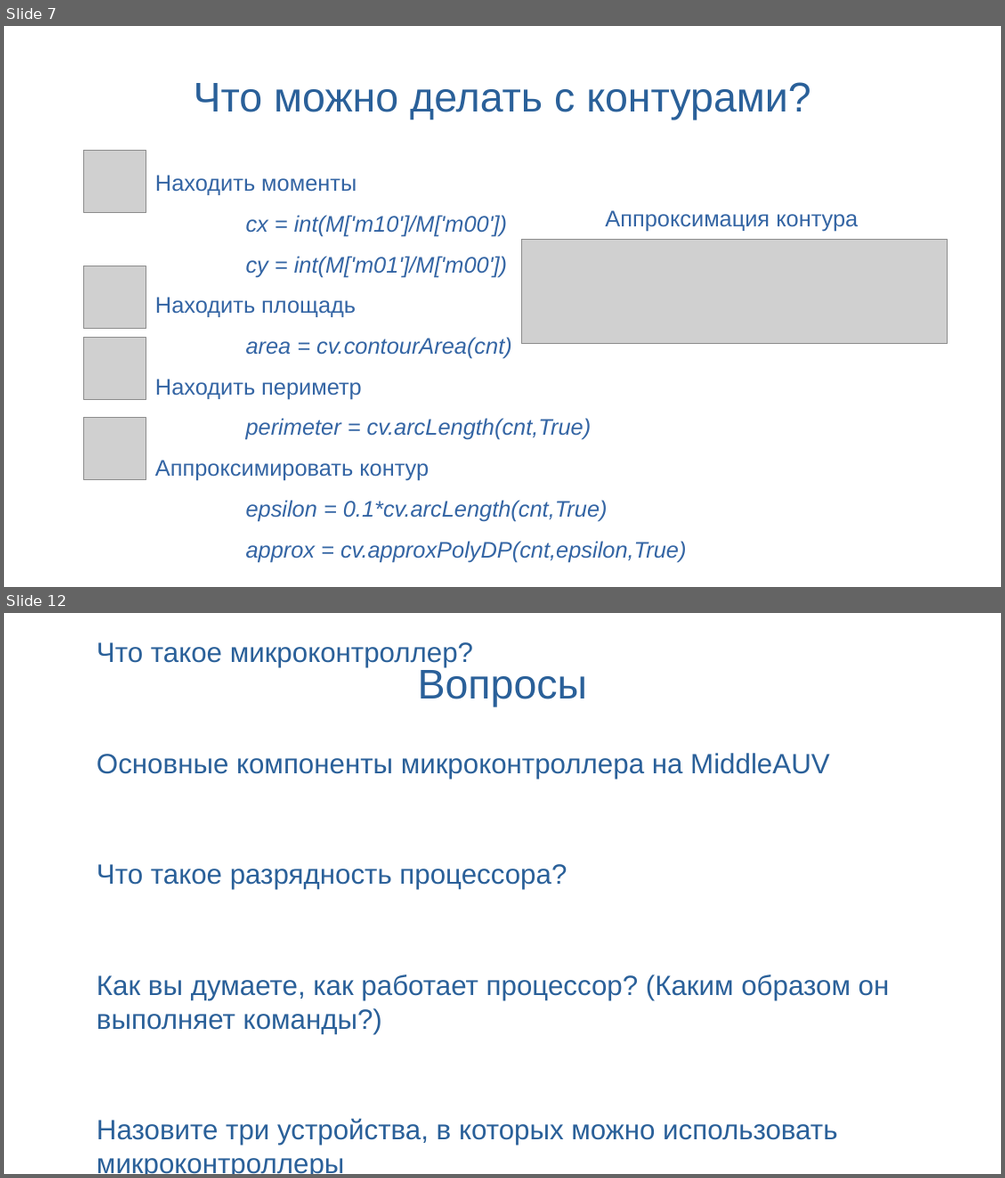
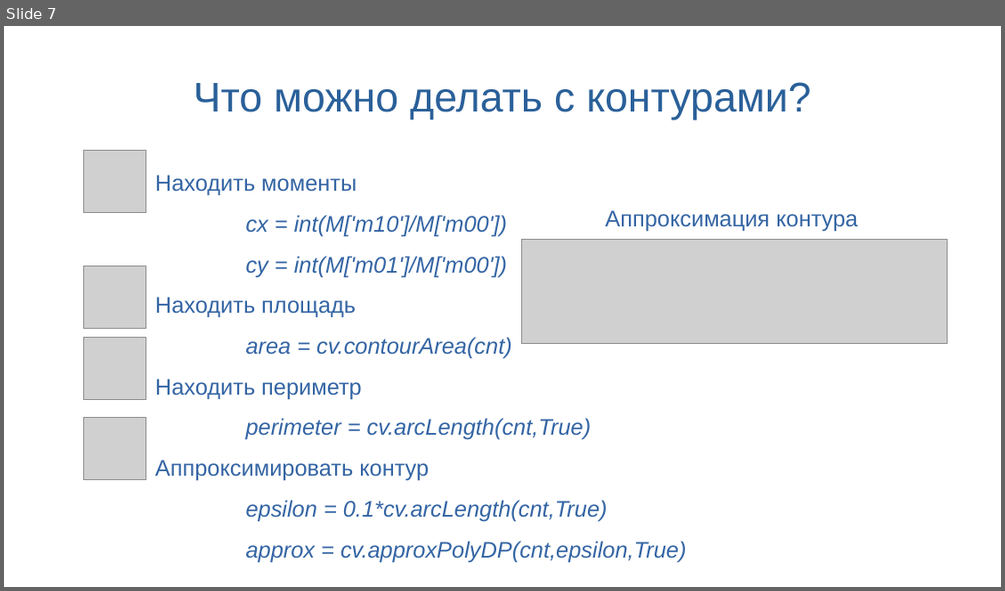
Before and after one commit to SynI20N/ING, a slide deck: Занятие12.odp. Shown one above the other, each under a label of ours: slides 7 and 12 before the commit, slide 7 after it; the slides between them are not shown. The pictures are 1005x1178 and 1005x591 pixels, drawn with LibreOffice and Linux fonts; fonts in the diff are those of the drawing; grey boxes stand for pictures; background and template pictures are left out. Boxes give left, top, right and bottom in pixels: in the first picture for what was removed or moved away, otherwise in the second. Text is boxed around its words. In the diff, an @@ line names an element or a change of style, - is before the commit and + after.

```diff
--- a/Занятие12.odp
+++ b/Занятие12.odp
@@ slide 12 removed at [4, 613, 1001, 1174], background picture (left out) @@
@@ text removed at [97, 642, 890, 1174] @@
-● Что такое микроконтроллер?
-● Основные компоненты микроконтроллера на MiddleAUV
-● Что такое разрядность процессора?
-● Как вы думаете, как работает процессор? (Каким образом он выполняет команды?)
-● Назовите три устройства, в которых можно использовать микроконтроллеры
@@ title removed at [418, 666, 588, 706] @@
-Вопросы
```
Also in this commit, not shown: 2 slides changed, 4 slides added, 3 other slides removed, 1 other file.
